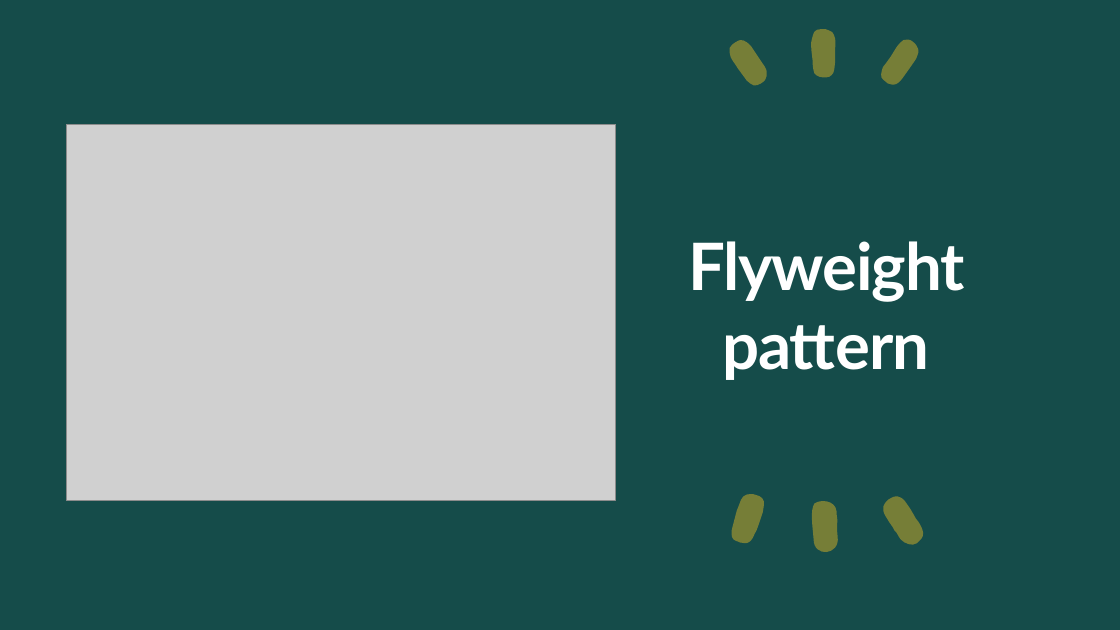
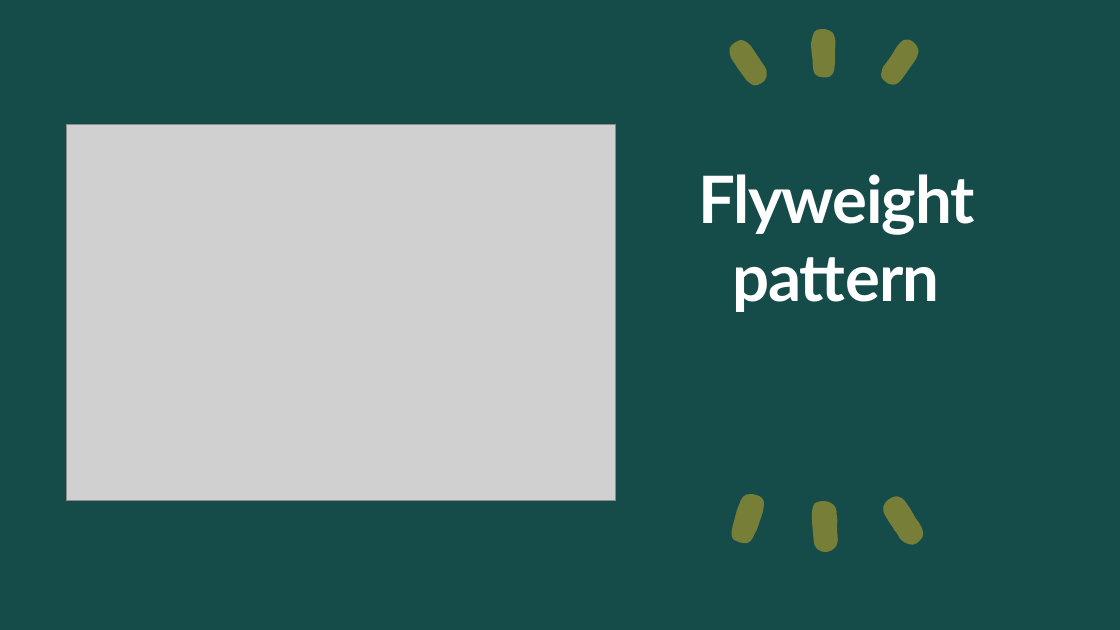
Before and after one commit to CyTruong/DesignParternLearning, a slide deck: slide 1 of DesignPartern/Asset/Flyweight.pptx. Drawn at 1120x630 pixels with LibreOffice and Linux fonts; fonts in the diff are those of the drawing; grey boxes stand for pictures. Boxes give left, top, right and bottom in pixels: in the first picture for what was removed or moved away, otherwise in the second. Text is boxed around its words. In the diff, an @@ line names an element or a change of style, - is before the commit and + after.

```diff
--- a/DesignPartern/Asset/Flyweight.pptx
+++ b/DesignPartern/Asset/Flyweight.pptx
@@ title "Flyweight pattern": place and size @@
-title "Flyweight pattern" at [688, 241, 965, 380]
+title "Flyweight pattern" at [698, 174, 975, 312]
```
Also in this commit, not shown: 3 other slides changed, 27 other files.
